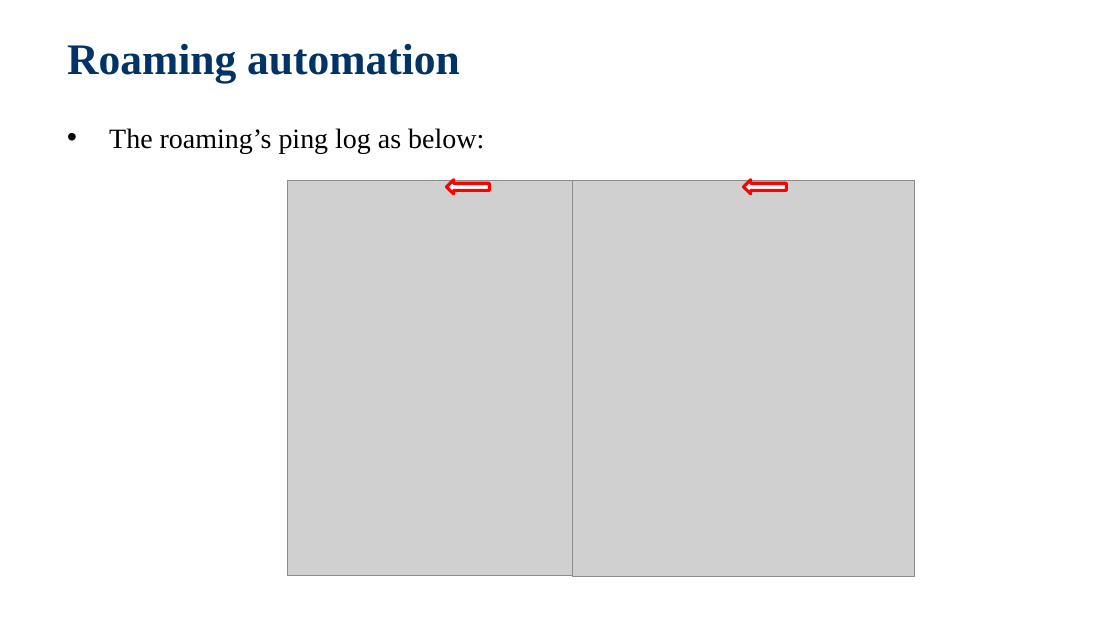
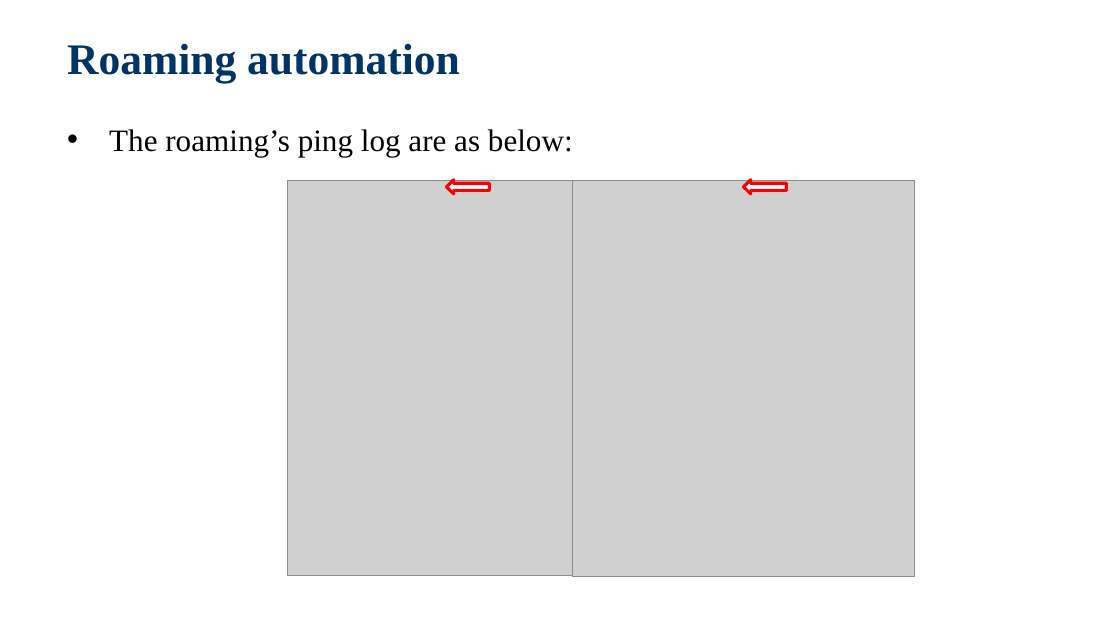
Before and after one commit to jackiejay888/automation, a slide deck: slide 12 of kpi/Test Automation.pptx. Drawn at 1120x630 pixels with LibreOffice and Linux fonts; fonts in the diff are those of the drawing; grey boxes stand for pictures; background and template pictures are left out. Boxes give left, top, right and bottom in pixels: in the first picture for what was removed or moved away, otherwise in the second. Text is boxed around its words. In the diff, an @@ line names an element or a change of style, - is before the commit and + after.

Commit message:
Update the Test Automation

```diff
--- a/kpi/Test Automation.pptx
+++ b/kpi/Test Automation.pptx
@@ text at (109,129,573,157): text changed; size 18 to 20 pt @@
-• The roaming’s ping log as below:
+• The roaming’s ping log are as below:
```
Also in this commit, not shown: 33 other slides changed, 1 other file.
